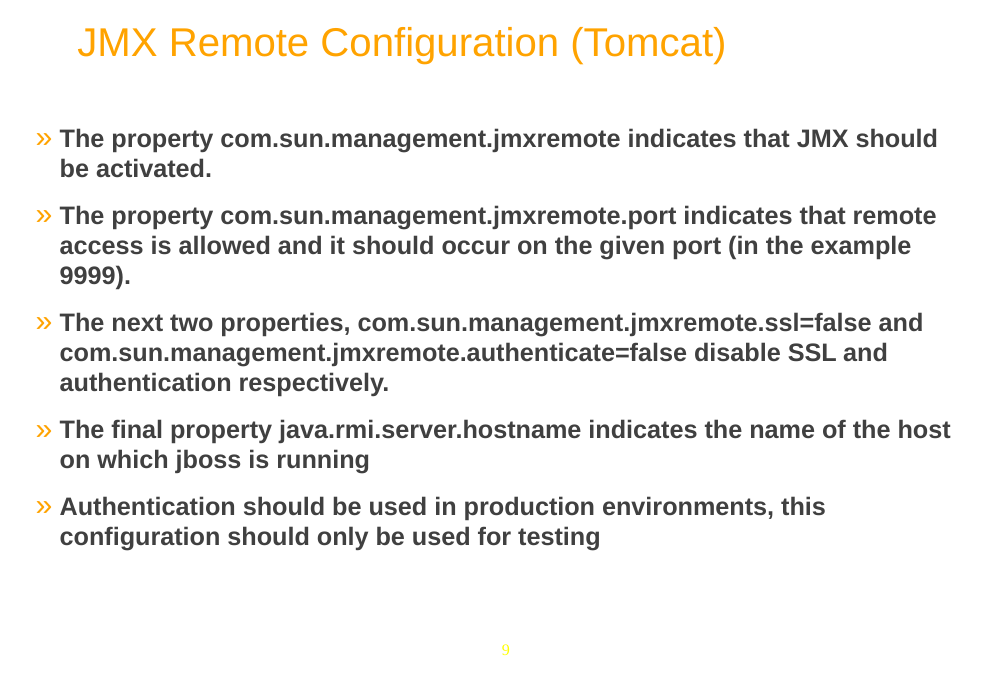
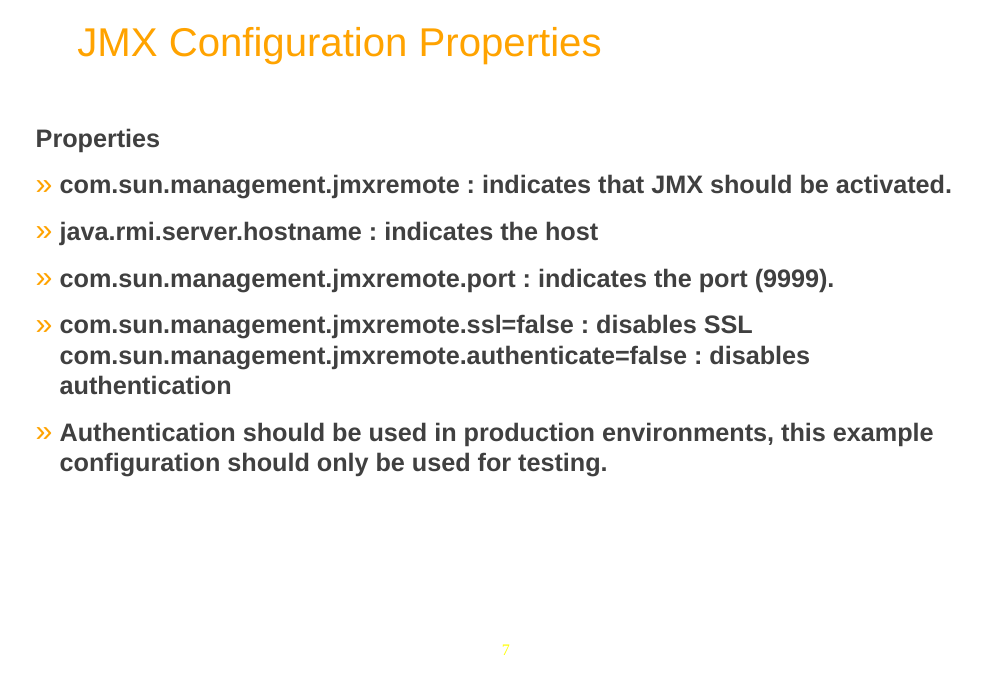
Before and after one commit to anhvurz90/training, a slide deck: slide 7 of exo-sysAdmin/980-JMX-XSys.pptx (slide 9 before the commit). Drawn at 1008x683 pixels with LibreOffice and Linux fonts; fonts in the diff are those of the drawing; background and template pictures are left out. Boxes give left, top, right and bottom in pixels: in the first picture for what was removed or moved away, otherwise in the second. Text is boxed around its words. In the diff, an @@ line names an element or a change of style, - is before the commit and + after.

```diff
--- a/exo-sysAdmin/980-JMX-XSys.pptx
+++ b/exo-sysAdmin/980-JMX-XSys.pptx
@@ title at [77, 27, 602, 64]: text changed @@
-  JMX Remote Configuration (Tomcat)
+  JMX Configuration Properties
@@ text at [36, 128, 952, 477]: text changed @@
-  » The property com.sun.management.jmxremote indicates that JMX should be activated.
-  » The property com.sun.management.jmxremote.port indicates that remote access is allowed and it should occur on the given port (in the example 9999).
-  » The next two properties, com.sun.management.jmxremote.ssl=false and com.sun.management.jmxremote.authenticate=false disable SSL and authentication respectively.
-  » The final property java.rmi.server.hostname indicates the name of the host on which jboss is running
-  » Authentication should be used in production environments, this configuration should only be used for testing
+  Properties
+  » com.sun.management.jmxremote : indicates that JMX should be activated.
+  » java.rmi.server.hostname : indicates the host
+  » com.sun.management.jmxremote.port : indicates the port (9999).
+  » com.sun.management.jmxremote.ssl=false : disables SSL com.sun.management.jmxremote.authenticate=false : disables authentication
+  » Authentication should be used in production environments, this example configuration should only be used for testing.
@@ page number at [502, 644, 510, 655]: text changed @@
-9
+7
```
Also in this commit, not shown: 11 other slides changed, 2 slides removed, 4 other files.
